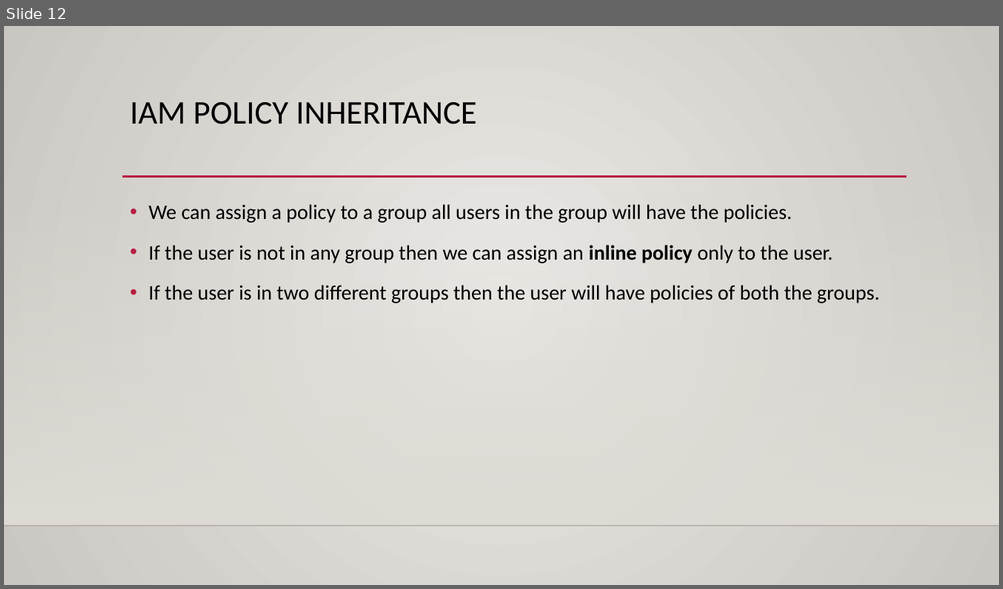
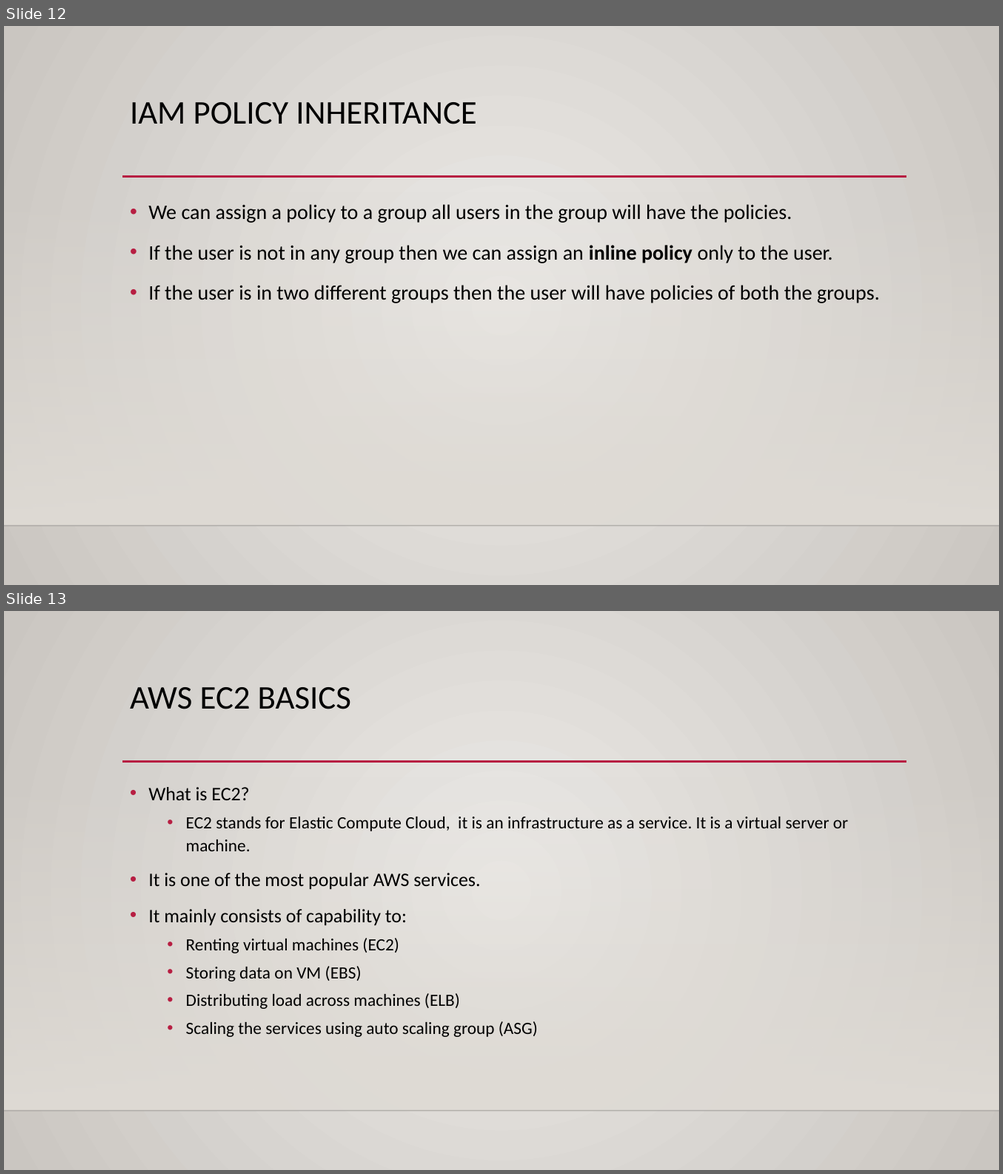
Before and after one commit to kushalnaidu007/AWS-Solution-Architect, a slide deck: AWS-SAA.pptx. Shown one above the other, each under a label of ours: slide 12 before the commit, slides 12 and 13 after it. The pictures are 1003x589 and 1003x1174 pixels, drawn with LibreOffice and Linux fonts; fonts in the diff are those of the drawing; background and template pictures are left out. Boxes give left, top, right and bottom in pixels: in the first picture for what was removed or moved away, otherwise in the second. Text is boxed around its words. In the diff, an @@ line names an element or a change of style, - is before the commit and + after.

Commit message:
Added EC2 basics
Updated the file with basics of EC2

```diff
--- a/AWS-SAA.pptx
+++ b/AWS-SAA.pptx
@@ slide 13 added at (4, 611, 999, 1170), background gradient #ECEAE7 to #CAC7C1; not listed: 3 template elements that a slide beside it also shows @@
@@ title added at (130, 687, 351, 709), 32 pt, text #000000 @@
+AWS EC2 BASICS
@@ text added at (148, 787, 848, 1037), 16.6 pt, text #000000 @@
+• What is EC2?
+  • EC2 stands for Elastic Compute Cloud, it is an infrastructure as a service. It is a virtual server or machine.
+• It is one of the most popular AWS services.
+• It mainly consists of capability to:
+  • Renting virtual machines (EC2)
+  • Storing data on VM (EBS)
+  • Distributing load across machines (ELB)
+  • Scaling the services using auto scaling group (ASG)
```
Also in this commit, not shown: 9 other slides added.
